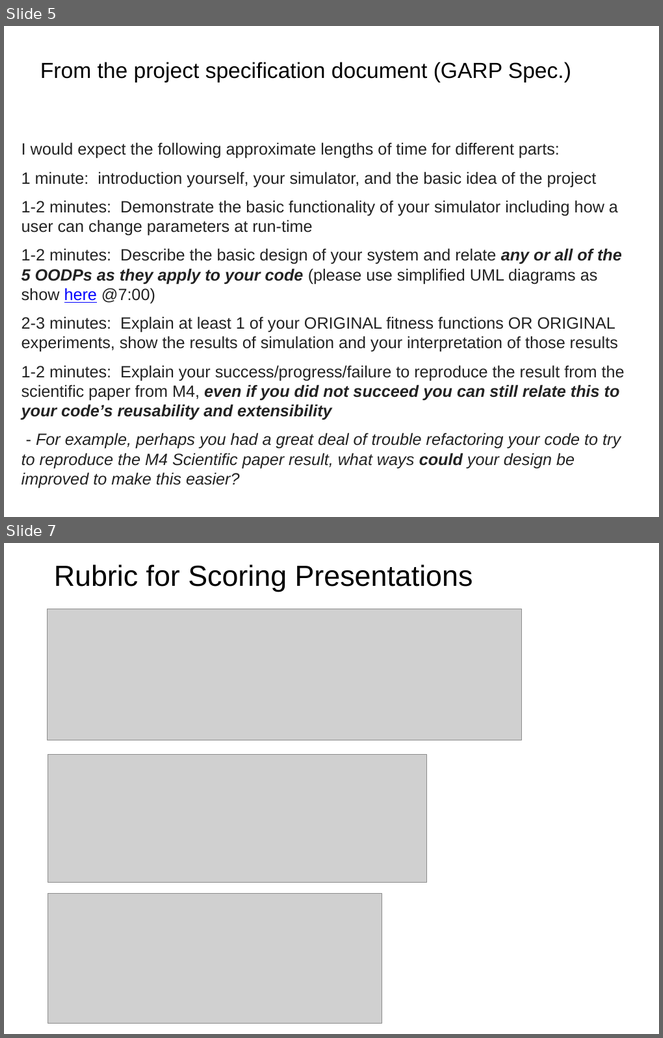
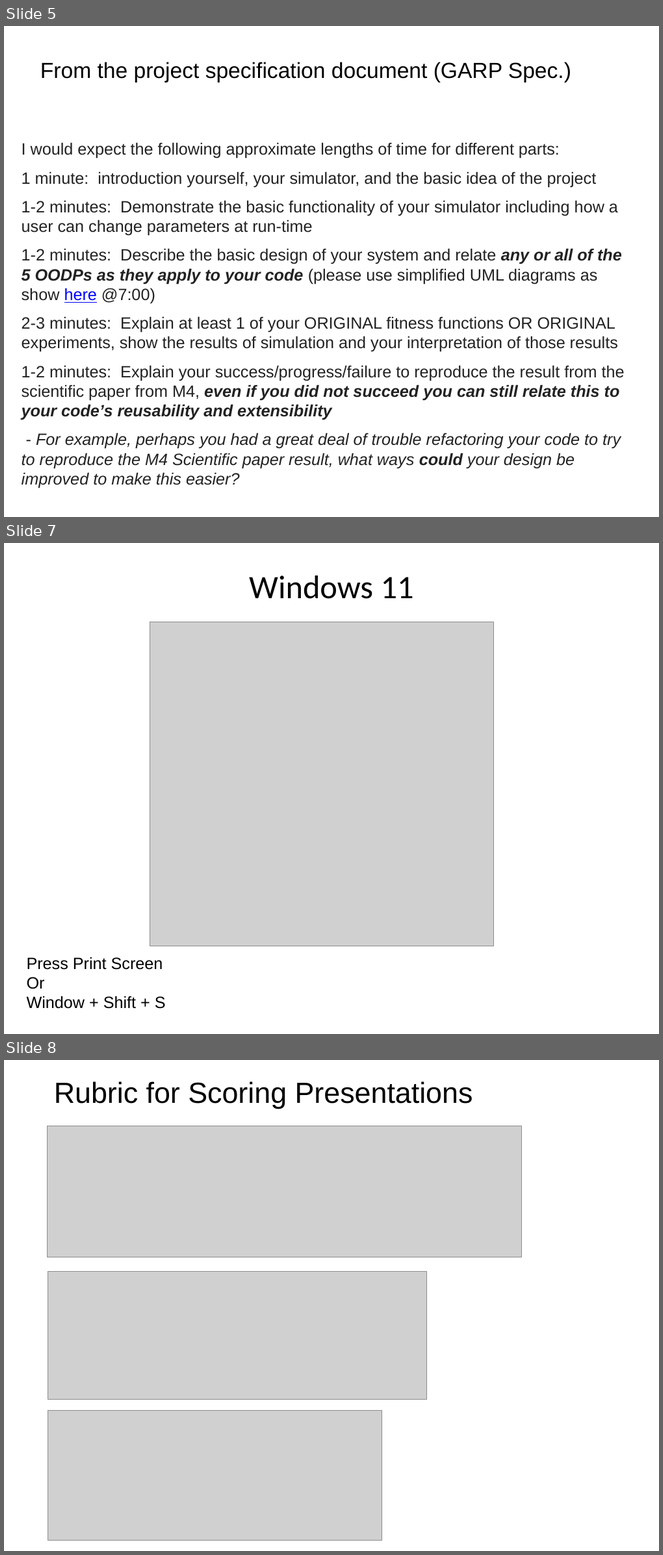
Before and after one commit to RHIT-CSSE/csse220, a slide deck: ClassMaterials/MergeSort/Slides/Part2-Presentation.pptx. Shown one above the other, each under a label of ours: slides 5 and 7 before the commit, slides 5, 7 and 8 after it; the slides between them are not shown. The pictures are 663x1038 and 663x1555 pixels, drawn with LibreOffice and Linux fonts; fonts in the diff are those of the drawing; grey boxes stand for pictures. Boxes give left, top, right and bottom in pixels: in the first picture for what was removed or moved away, otherwise in the second. Text is boxed around its words. In the diff, an @@ line names an element or a change of style, - is before the commit and + after.

```diff
--- a/ClassMaterials/MergeSort/Slides/Part2-Presentation.pptx
+++ b/ClassMaterials/MergeSort/Slides/Part2-Presentation.pptx
@@ slide 7 added at bbox=[4, 543, 659, 1034], background #FFFFFF @@
@@ text added at bbox=[249, 575, 414, 599], 36 pt, text #000000 @@
+Windows 11
@@ picture added at bbox=[150, 622, 494, 946] @@
@@ text added at bbox=[27, 957, 166, 1009], 18 pt, text #000000 @@
+Press Print Screen
+Or
+Window + Shift + S
@@ what was slide 7 is now slide 8 @@
```
Also in this commit, not shown: 2 slides changed, 6 other slides added, 6 other files.
